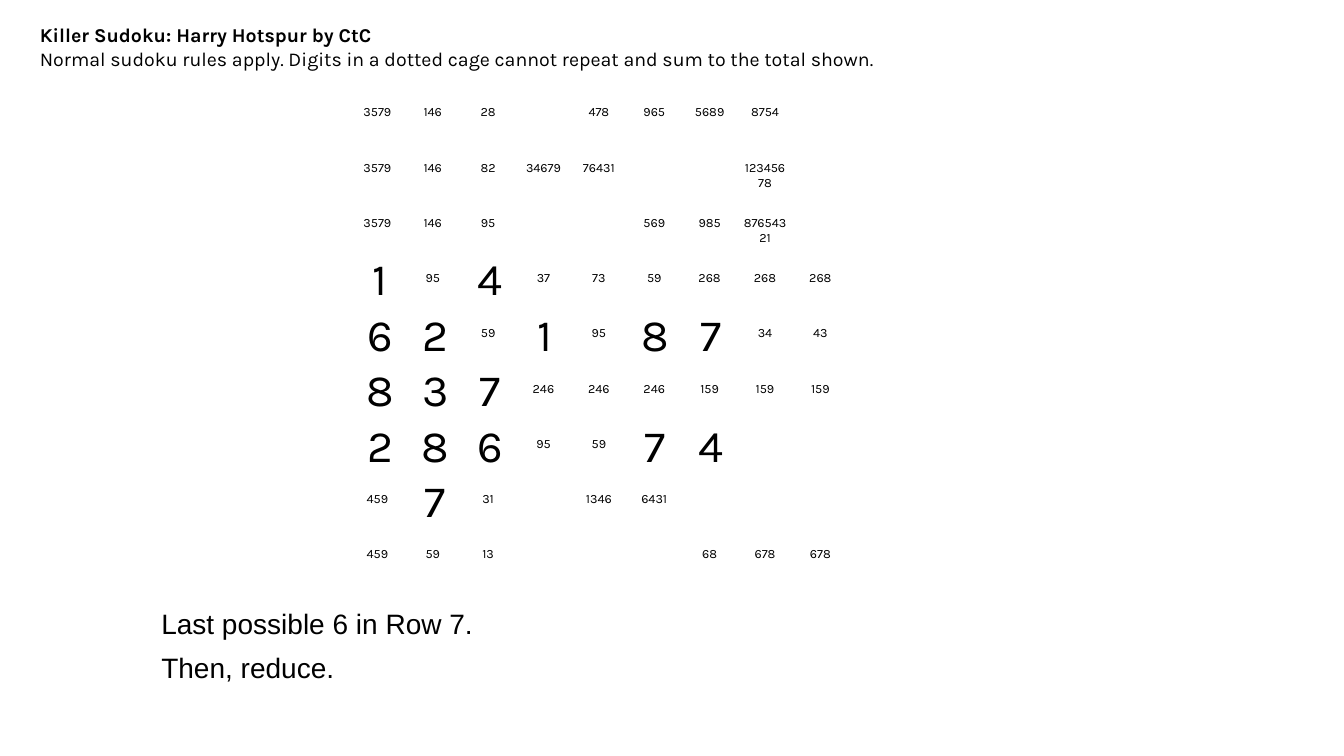
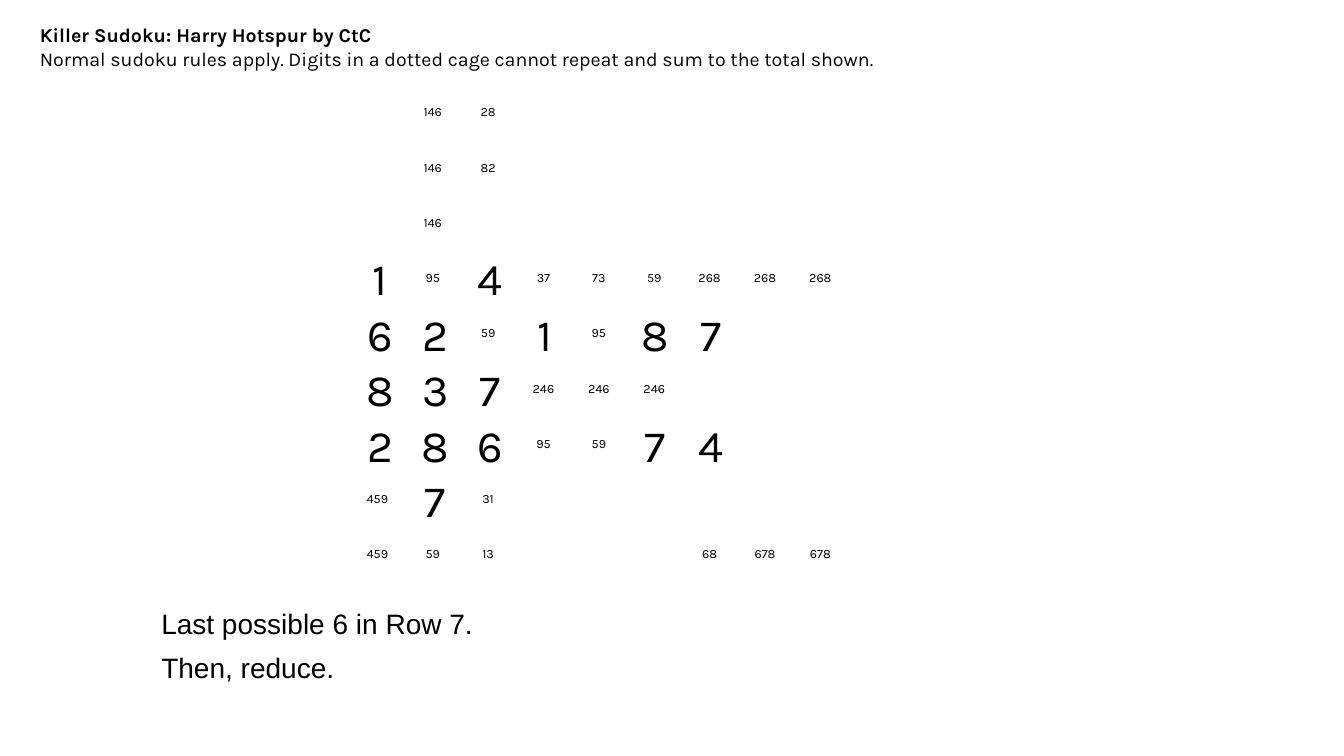
Before and after one commit to jhardis/WSJ_Number_Puzzles, a slide deck: slide 22 of 20261114_1.pptx (slide 30 before the commit). Drawn at 1344x756 pixels with LibreOffice and Linux fonts; fonts in the diff are those of the drawing; background and template pictures are left out. Boxes give left, top, right and bottom in pixels: in the first picture for what was removed or moved away, otherwise in the second. Text is boxed around its words. In the diff, an @@ line names an element or a change of style, - is before the commit and + after.

```diff
--- a/20261114_1.pptx
+++ b/20261114_1.pptx
@@ text removed at <box>363,108,391,116</box> @@
-3579
@@ text removed at <box>589,108,610,116</box> @@
-478
@@ text removed at <box>643,108,665,116</box> @@
-965
@@ text removed at <box>695,108,724,116</box> @@
-5689
@@ text removed at <box>751,108,779,116</box> @@
-8754
@@ text removed at <box>363,164,391,172</box> @@
-3579
@@ text removed at <box>526,164,561,172</box> @@
-34679
@@ text removed at <box>583,164,615,172</box> @@
-76431
@@ text removed at <box>734,154,797,195</box> @@
-12345678
@@ text removed at <box>363,219,391,227</box> @@
-3579
@@ text removed at <box>481,219,495,227</box> @@
-95
@@ text removed at <box>643,219,665,227</box> @@
-569
@@ text removed at <box>699,219,721,227</box> @@
-985
@@ text removed at <box>734,210,797,250</box> @@
-87654321
@@ text removed at <box>758,329,772,337</box> @@
-34
@@ text removed at <box>813,329,827,337</box> @@
-43
@@ text removed at <box>700,385,719,393</box> @@
-159
@@ text removed at <box>756,385,775,393</box> @@
-159
@@ text removed at <box>811,385,830,393</box> @@
-159
@@ text removed at <box>586,495,612,503</box> @@
-1346
@@ text removed at <box>641,495,667,503</box> @@
-6431
```
Also in this commit, not shown: 34 other slides changed, 10 slides added, 9 slides removed.
